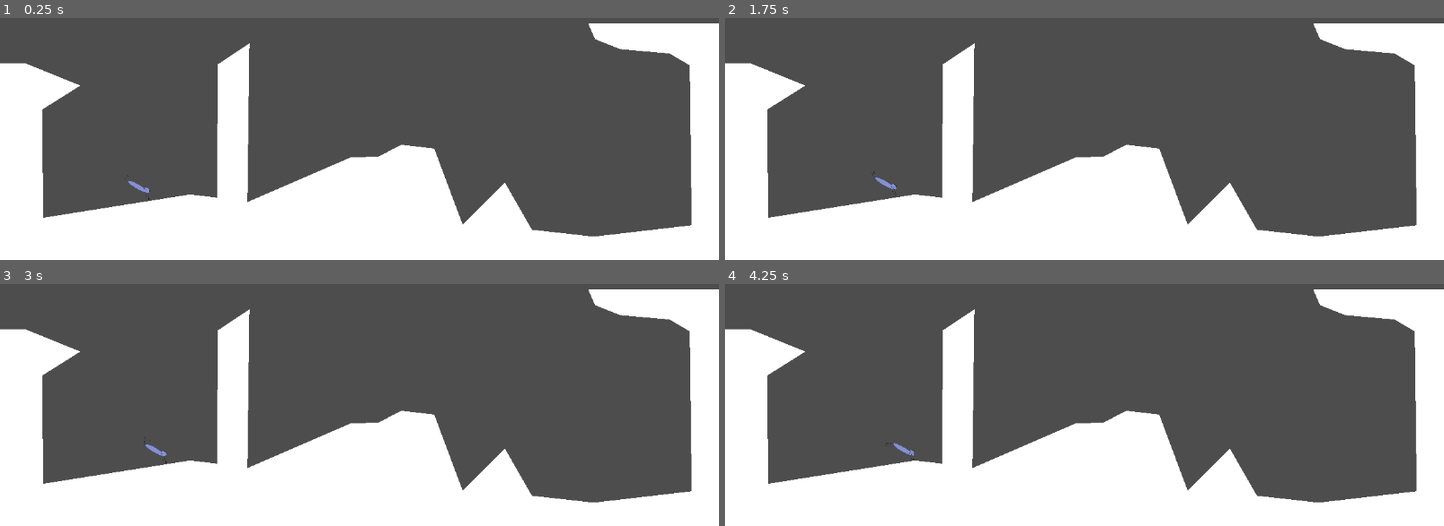
Above: before the commit, frames 1-4 (two rows, left to right).
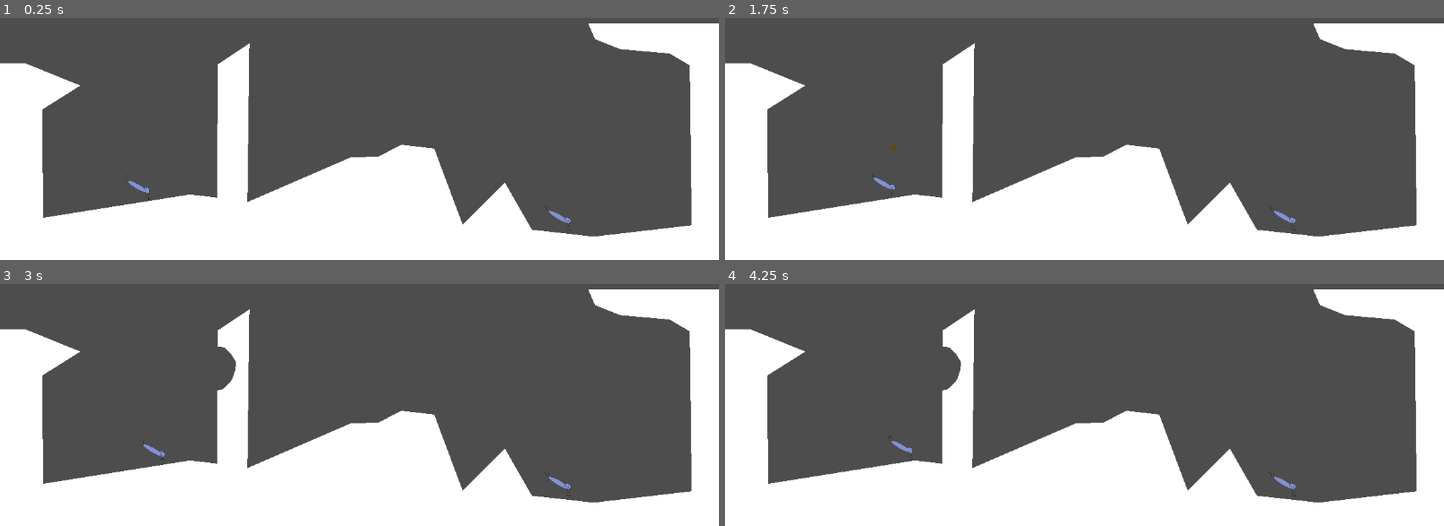
Above: after the commit, the same moments.

Repository: Jacob-Hawksley/Bugs
Game: Godot game, scene res://main.tscn
The game is run twice, just before and just after one commit, with the same random seed, the same clock (stepped at 60 frames per second) and the same inputs.
Inputs (mouse positions are in pixels of both pictures, inside the frame that each line leads up to):
- Up to frame 1 (0.25 s): no input
- Up to frame 2 (1.75 s): tap Enter at 0.5 s; move the mouse to (1242, 37) at 0.52 s; hold D (right) from 0.53 s (still down); tap Space (shoot) at 0.6, 1.35 s; move the mouse to (940, 78) at 1.27 s
- Up to frame 3 (3 s): move the mouse to (outside the picture) at 2.02 s; release D (right) at 2.03 s; hold A (left) 2.03-2.78 s; tap Space (shoot) at 2.1, 2.75, 2.85 s; move the mouse to (323, 405) at 2.77 s; hold D (right) from 2.78 s (still down)
- Up to frame 4 (4.25 s): keep holding D (right); move the mouse to (1300, 385) at 3.52 s; tap Space (shoot) at 3.6 s

The runs differ from the first frame. In frame 1, less than 0.1% of the frame differs, in the area x 75-80%, y 78-88%; in frame 2, 0.1%; in frame 3, 0.5%; in frame 4, 0.5%, in the area x 22-80%, y 25-88%.
Error before the commit: Cannot call method 'add_child' on a null value. (res://dungbeetle.gd:16)

Commit message:
Added turn based action

Diff:
--- a/bugs/dungbeetle.gd
+++ b/bugs/dungbeetle.gd
@@ -2,27 +2,41 @@
 @export var dung: PackedScene = preload("res://dung.tscn")
 @onready var marker = $Marker2D
 var SPEED = 100
+var teamnum
+var remainingspeed = 5
+var shot = false
 
 func _process(delta: float) -> void:
-	if Input.is_action_just_pressed("shoot"):
-		shoot()
+
 	marker.rotate(marker.get_angle_to(get_global_mouse_position()))
 	marker.rotate(PI/2)
+	if Main.team == teamnum and Main.turn == 'db':
+		var direction := Input.get_axis("left", "right")
+		if remainingspeed > 0:
+
+			if direction:
+				velocity.x = direction * SPEED
+				remainingspeed -= delta
+
+			elif remainingspeed > 0:
+				velocity.x = move_toward(velocity.x, 0, SPEED)
+
+		if Input.is_action_just_pressed("shoot") and not shot:
+			shoot()
+			shot = true
 
 func shoot():
 	$AnimatedSprite2D.play("default")
 	await get_tree().create_timer(1).timeout
 	var d = dung.instantiate()
-	owner.add_child(d)
+	get_node("/root/Main").add_child(d)
 	d.transform = marker.global_transform
 
 func _physics_process(delta: float) -> void:
 	if not is_on_floor():
 		velocity += get_gravity() * delta
-	var direction := Input.get_axis("left", "right")
-	if direction:
-		velocity.x = direction * SPEED
-	else:
-		velocity.x = move_toward(velocity.x, 0, SPEED)
+
 
 	move_and_slide()
+func team(number):
+	teamnum = number
--- a/bugs/main.gd
+++ b/bugs/main.gd
@@ -1,3 +1,5 @@
 extends Node
 
 var map = 'crags'
+var team = 1
+var turn = 'db'
--- a/bugs/turn_manager.gd
+++ b/bugs/turn_manager.gd
@@ -2,6 +2,8 @@
 @export var dungbeetle: PackedScene = preload("res://DungBeetle.tscn")
 func _ready() -> void:
 	spawnteam1()
+	spawnteam2()
+
 
 func spawnteam1():
 	if Main.map == 'crags':
@@ -9,9 +11,15 @@
 		add_child(db)
 		db.global_position = CragsData.DungBeetlePos1
 		db.visible = true
+		db.team(1)
 
 
 
 
 func spawnteam2():
-	pass
+	if Main.map == 'crags':
+		var db = dungbeetle.instantiate()
+		add_child(db)
+		db.global_position = CragsData.DungBeetlePos2
+		db.visible = true
+		db.team(2)
